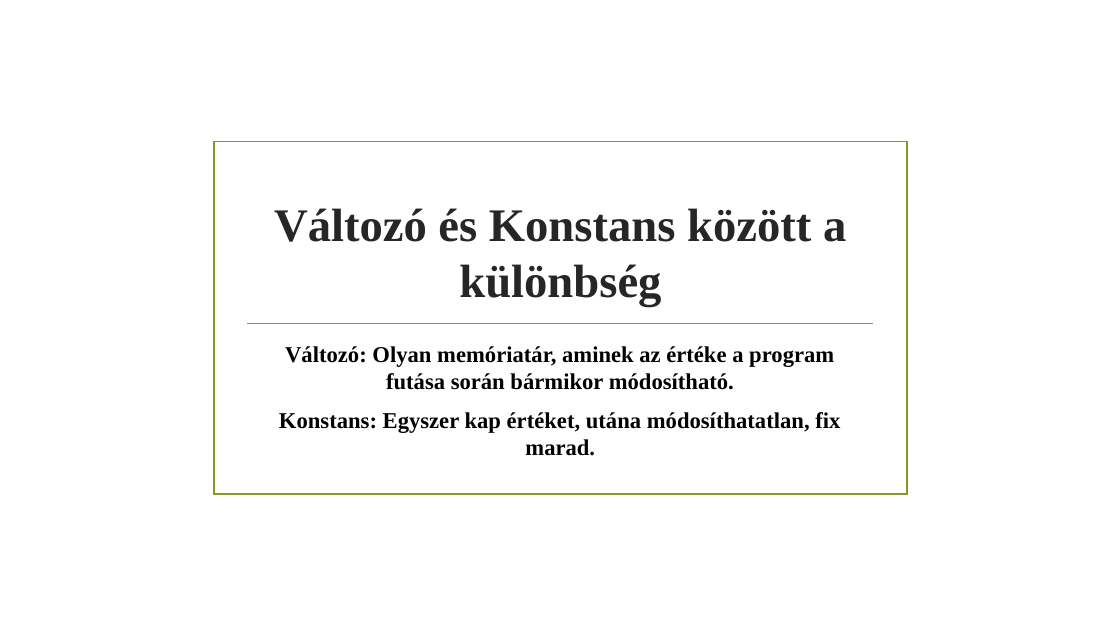
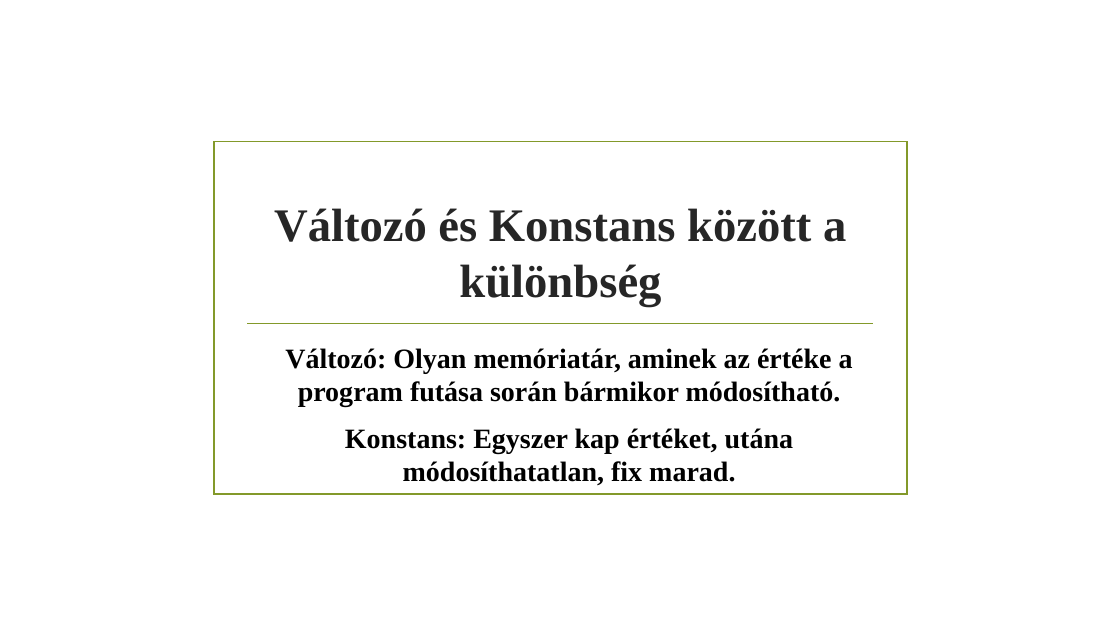
Before and after one commit to Nyulporkolt/RRB.Trump-Epstein_playground_Nagyteteny, a slide deck: slide 2 of RRB_Trump_Epstein_playground_Nagyteteny_ppt2 (1).pptx. Drawn at 1120x630 pixels with LibreOffice and Linux fonts; fonts in the diff are those of the drawing; background and template pictures are left out. Boxes give left, top, right and bottom in pixels: in the first picture for what was removed or moved away, otherwise in the second. Text is boxed around its words. In the diff, an @@ line names an element or a change of style, - is before the commit and + after.

```diff
--- a/RRB_Trump_Epstein_playground_Nagyteteny_ppt2 (1).pptx
+++ b/RRB_Trump_Epstein_playground_Nagyteteny_ppt2 (1).pptx
@@ subtitle "Változó: Olyan memóriatár, aminek az ..." at (x1=285, y1=348, x2=853, y2=485): size 19.4 to 24 pt @@
```
Also in this commit, not shown: 1 other slide changed.
